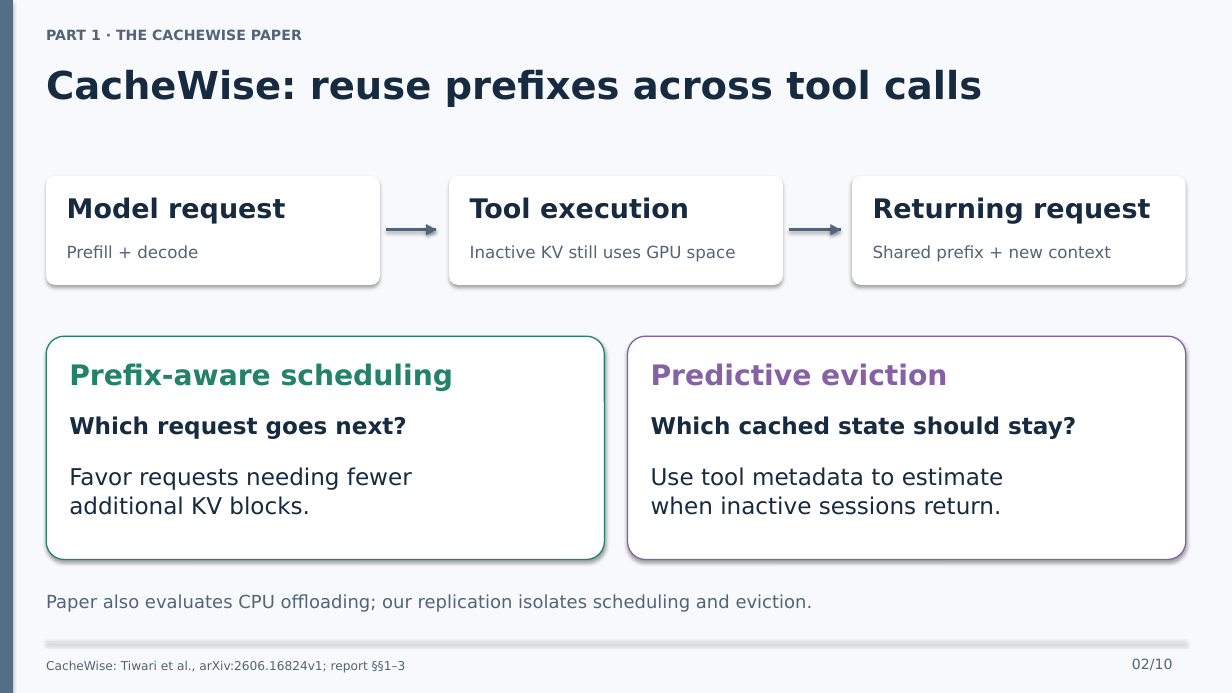
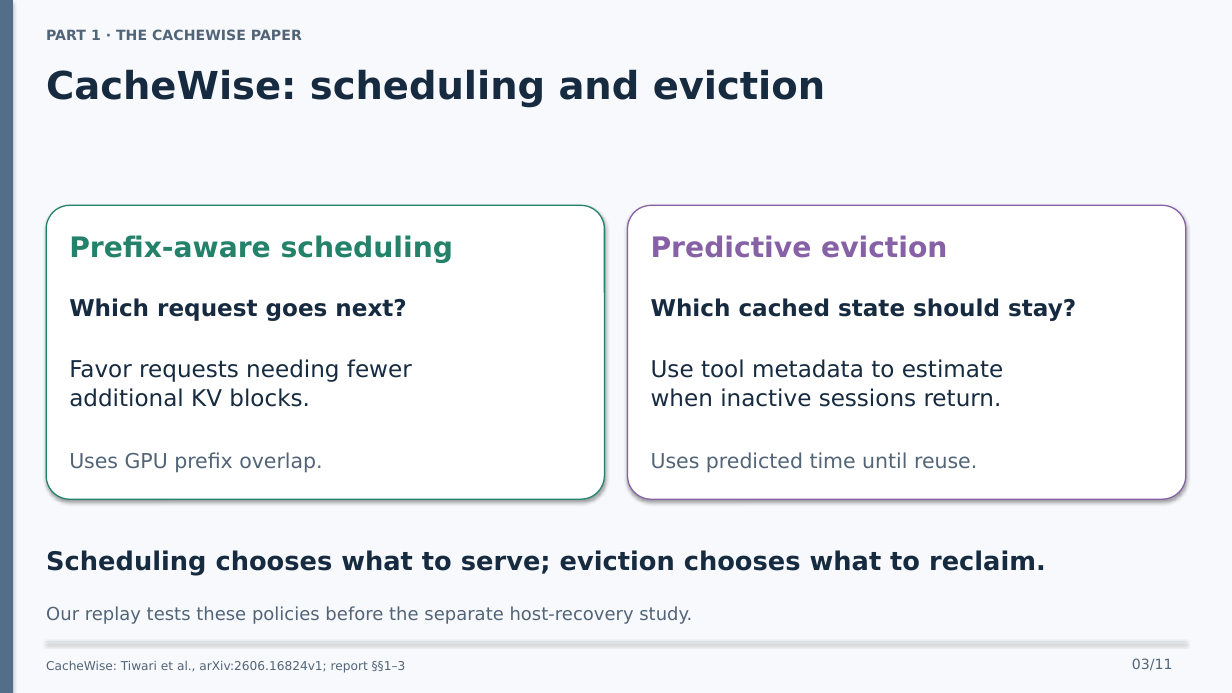
Before and after one commit to ahz-r3v/Distributed-System-Project, a slide deck: slide 3 of presentation/cachewise-10-minute-talk.pptx (slide 2 before the commit). Drawn at 1232x693 pixels with LibreOffice and Linux fonts; fonts in the diff are those of the drawing. Boxes give left, top, right and bottom in pixels: in the first picture for what was removed or moved away, otherwise in the second. Text is boxed around its words. In the diff, an @@ line names an element or a change of style, - is before the commit and + after.

Commit message:
docs: introduce CATraces before CacheWise mechanisms

```diff
--- a/presentation/cachewise-10-minute-talk.pptx
+++ b/presentation/cachewise-10-minute-talk.pptx
@@ text at <box>46,69,825,108</box>: text changed @@
-CacheWise: reuse prefixes across tool calls
+CacheWise: scheduling and eviction
@@ rounded rectangle removed at <box>46,176,380,285</box> @@
@@ rounded rectangle removed at <box>449,176,783,285</box> @@
@@ rounded rectangle removed at <box>852,176,1186,285</box> @@
@@ rounded rectangle: place and size @@
-rounded rectangle at <box>46,336,604,560</box>
+rounded rectangle at <box>46,205,604,499</box>
@@ text removed at <box>67,197,285,224</box> @@
-Model request
@@ text removed at <box>470,197,689,219</box> @@
-Tool execution
@@ rounded rectangle: place and size @@
-rounded rectangle at <box>628,336,1186,560</box>
+rounded rectangle at <box>628,205,1186,499</box>
@@ text removed at <box>873,197,1150,224</box> @@
-Returning request
@@ text "Prefix-aware scheduling": place and size @@
-text "Prefix-aware scheduling" at <box>69,363,453,391</box>
+text "Prefix-aware scheduling" at <box>69,235,453,263</box>
@@ line removed from (386, 230) to (436, 230) @@
@@ freeform shape removed at <box>426,225,436,236</box> @@
@@ text "Predictive eviction": place and size @@
-text "Predictive eviction" at <box>651,363,947,386</box>
+text "Predictive eviction" at <box>651,235,947,258</box>
@@ line removed from (789, 230) to (841, 230) @@
@@ freeform shape removed at <box>831,225,841,236</box> @@
@@ text removed at <box>67,245,198,258</box> @@
-Prefill + decode
@@ text removed at <box>470,245,736,262</box> @@
-Inactive KV still uses GPU space
@@ text removed at <box>873,245,1111,262</box> @@
-Shared prefix + new context
@@ text "Which request goes next?": place and size @@
-text "Which request goes next?" at <box>69,416,406,439</box>
+text "Which request goes next?" at <box>69,298,406,321</box>
@@ text "Which cached state should stay?": place and size @@
-text "Which cached state should stay?" at <box>651,416,1076,439</box>
+text "Which cached state should stay?" at <box>651,298,1076,321</box>
@@ text "Favor requests needing fewer": place and size @@
-text "Favor requests needing fewer" at <box>69,467,412,515</box>
+text "Favor requests needing fewer" at <box>69,359,412,407</box>
@@ text "Use tool metadata to estimate": place and size @@
-text "Use tool metadata to estimate" at <box>651,467,1004,515</box>
+text "Use tool metadata to estimate" at <box>651,359,1004,407</box>
@@ text added at <box>69,452,322,473</box>, 16 pt, text #526477 @@
+Uses GPU prefix overlap.
@@ text added at <box>651,452,977,473</box>, 16 pt, text #526477 @@
+Uses predicted time until reuse.
@@ text added at <box>46,550,1046,576</box>, 20 pt, text #172B40, bold @@
+Scheduling chooses what to serve; eviction chooses what to reclaim.
@@ text removed at <box>46,594,813,612</box> @@
-Paper also evaluates CPU offloading; our replication isolates scheduling and eviction.
@@ text added at <box>46,606,692,624</box>, 14 pt, text #526477 @@
+Our replay tests these policies before the separate host-recovery study.
@@ text at <box>1132,658,1173,671</box>: text changed @@
-02/10
+03/11
```
Also in this commit, not shown: 9 other slides changed, 1 slide added, 11 other files.
